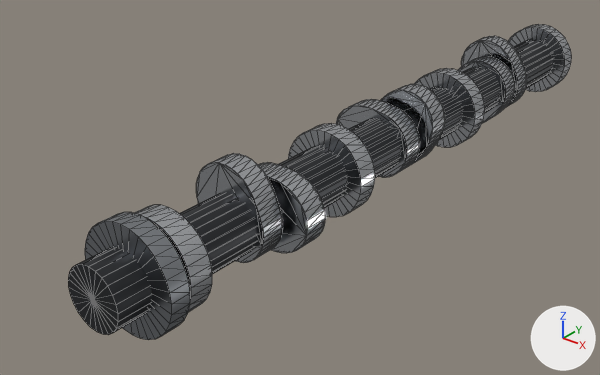
The glTF model porsche-911sc-engine/parts/camshaft-right.glb as it was, and as the next commit left it.
One viewpoint serves both versions: a 50 mm camera at (524.0, -404.0, 179.0) aimed at (267.0, -83.0, -19.0). The lights are fixed; the arrows at lower right show +X, +Y and +Z. The first picture is the older version. Mesh edges are drawn as thin lines. Where no turn or scale is listed for an object, it has been applied to the vertices. Vertices at exactly the same position are counted once.

Script lines for the objects in view, before the commit:
```python
me_mesh_0 = bpy.data.meshes.new('Mesh_0')
me_mesh_0.from_pydata(...)  # a 24-sided cylinder along y spanning x -0.07..0.07, y -1.0..1.0, z -0.07..0.07
me_mesh_0.materials.append(mat_darksteel)  # dark grey #3c3e41
me_mesh_1 = bpy.data.meshes.new('Mesh_1')
me_mesh_1.from_pydata(...)  # 840 vertices, 1640 faces; spans x -29.0..29.0, y -190.0..190.0, z -28.0..28.0
me_mesh_1.materials.append(mat_polishedsteel)  # light grey #c9ccd0
me_mesh_2 = bpy.data.meshes.new('Mesh_2')
me_mesh_2.from_pydata(...)  # a 32-sided cylinder along y spanning x -26.0..26.0, y -5.0..5.0, z -26.0..26.0
me_mesh_2.materials.append(mat_steel)  # grey #9da1a6
ob_camshaft_right_darksteel = bpy.data.objects.new('camshaft-right:darkSteel', me_mesh_0)
ob_camshaft_right_darksteel.parent = ob_camshaft_right
ob_camshaft_right_darksteel.location = (292.0, -37.0, 0.0)
ob_camshaft_right_darksteel.scale = (205.0, 205.0, 205.0)
ob_camshaft_right_polishedsteel = bpy.data.objects.new('camshaft-right:polishedSteel', me_mesh_1)
ob_camshaft_right_polishedsteel.location = (292.1, -22.0, 1.0)
ob_camshaft_right_steel = bpy.data.objects.new('camshaft-right:steel', me_mesh_2)
ob_camshaft_right_steel.location = (292.0, -220.0, 0.0)
```
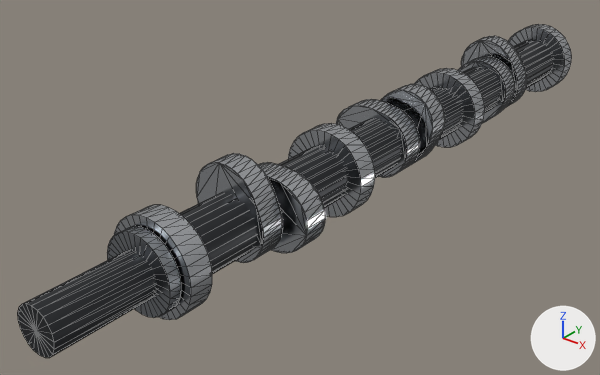
Where the newer file only moved an object's origin or applied its transform, the numbers keep the older frame.

Location of each change, [x1, y1, x2, y2] in pixels of the pictures (600 x 375 px):
'camshaft-right:darkSteel', reshaped, moved, rescaled (10% wider, 8% taller): before [68, 40, 553, 335]; after [17, 40, 553, 358]
'camshaft-right:steel', moved, rescaled (29% narrower, 28% shorter): before [85, 212, 190, 340]; after [107, 226, 181, 318]

Patch to the scene script:
```diff
--- a/porsche-911sc-engine/parts/camshaft-right.glb.py
+++ b/porsche-911sc-engine/parts/camshaft-right.glb.py
@@ me_mesh_0 @@
 # used by ob_camshaft_right_darksteel; parent = ob_camshaft_right; location = (292.0, -37.0, 0.0); scale = (205.0, 205.0, 205.0)
-me_mesh_0.from_pydata(...)  # 50 vertices, 96 faces; spans x -0.07..0.07, y -1.0..1.0, z -0.07..0.07
+me_mesh_0.from_pydata(...)  # 92 vertices, 176 faces; spans x -0.07..0.07, y -1.0..1.0, z -0.07..0.07
+# me_mesh_0 part 1
+# 24 faces are deleted
+# 16 vertices in x -0.07..0.07, y -1.0, z -0.07..0.07 move by (0.0, 0.26, 0.0)
+# 8 vertices move from x -0.06..0.06, y -1.0, z -0.06..0.06 to x -0.06..0.06, y -0.74, z -0.06..0.06
+# 22 vertices are added at x -0.05..0.05, y -1.0..-0.74, z -0.05..0.05
+# 20 new vertices lie (0.0, 0.26, 0.0) away from vertices in x -0.05..0.05, y -1.0, z -0.05..0.05
+# 104 new faces join them
 me_mesh_0.materials.append(mat_darksteel)
@@ me_mesh_2 @@
 # used by ob_camshaft_right_steel; location = (292.0, -220.0, 0.0)
-me_mesh_2.from_pydata(...)  # 66 vertices, 128 faces; spans x -26.0..26.0, y -5.0..5.0, z -26.0..26.0
+me_mesh_2.from_pydata(...)  # 66 vertices, 128 faces; spans x -19.0..19.0, y 1.0..7.0, z -19.0..19.0
+# me_mesh_2 part 2: the whole mesh is scaled about its middle by (0.731, 0.6, 0.731), then moved by (0.0, 4.0, 0.0)
 me_mesh_2.materials.append(mat_steel)
@@ ob_camshaft_right_darksteel @@
 ob_camshaft_right_darksteel.parent = ob_camshaft_right
-ob_camshaft_right_darksteel.location = (292.0, -37.0, 0.0)
-ob_camshaft_right_darksteel.scale = (205.0, 205.0, 205.0)
+ob_camshaft_right_darksteel.location = (292.0, -50.0, 0.0)
+ob_camshaft_right_darksteel.scale = (218.0, 218.0, 218.0)
```
